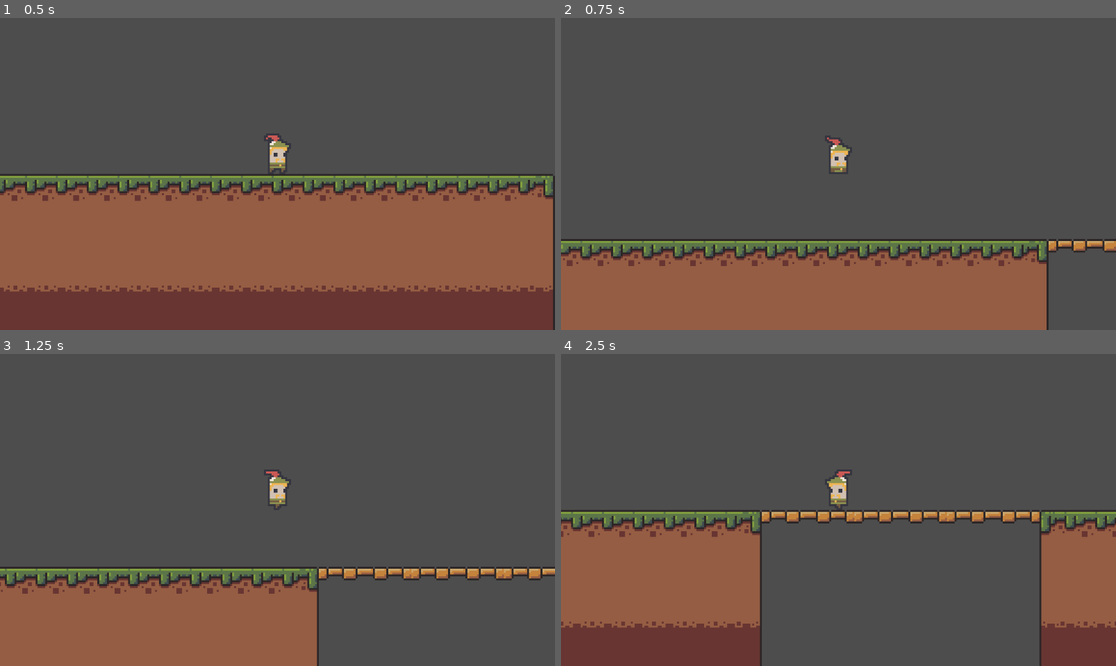
Above: before the commit, frames 1-4 (two rows, left to right).
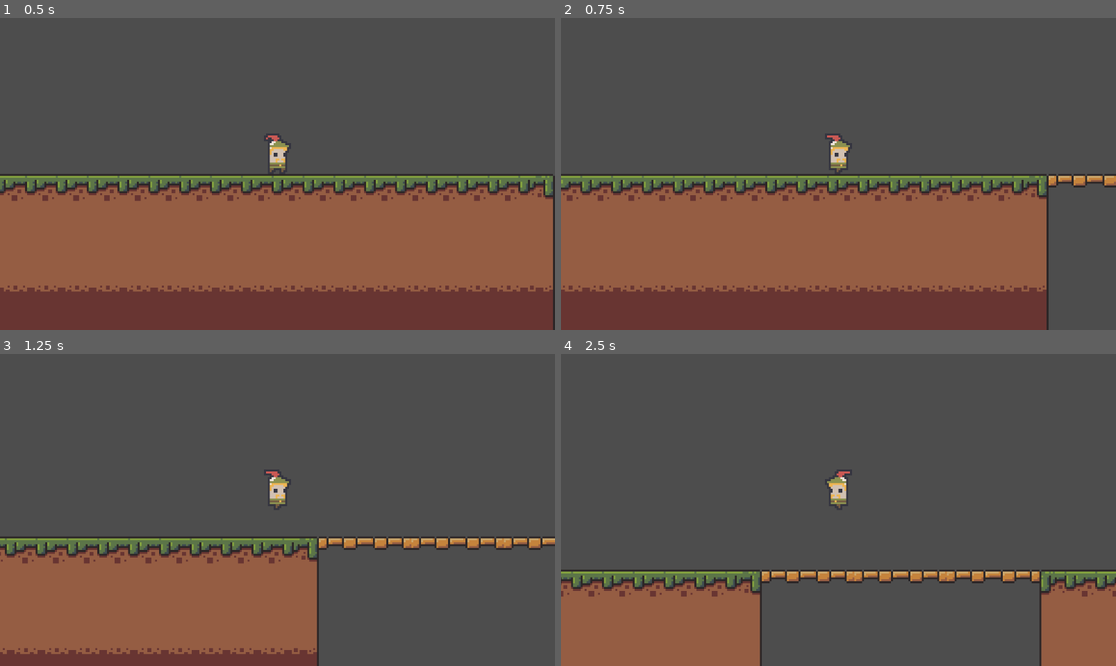
Above: after the commit, the same moments.

Repository: dalespiteri/ssgg-first-game
Game: Godot game, scene res://scenes/game.tscn
Two runs of this game, one before a commit and one after it. Both use one fixed random seed, a clock stepped at 60 frames per second and the inputs below.
Inputs:
- Up to frame 1 (0.5 s): no input
- Up to frame 2 (0.75 s): tap Enter (ui_accept) at 0.5, 0.6 s; hold Right (ui_right) from 0.53 s (still down)
- Up to frame 3 (1.25 s): keep holding Right (ui_right); tap Space (jump, bound only after the commit) at 0.77, 0.8, 1.07 s
- Up to frame 4 (2.5 s): tap Space (jump, bound only after the commit) at 1.35, 1.52, 1.82, 2.3 s; tap Enter (ui_accept) at 1.55, 2.1 s; release Right (ui_right) at 2.03 s; hold Left (ui_left) from 2.03 s (still down)

Frame 1 is identical in both runs. In frame 2, 36% of the frame differs, in the area x 0-100%, y 37-100%; in frame 3, 14%; in frame 4, 22%.

Commit message:
properly name controls / add gamepad support

Diff:
--- a/project.godot
+++ b/project.godot
@@ -15,6 +15,31 @@
 config/features=PackedStringArray("4.2", "Forward Plus")
 config/icon="res://icon.svg"
 
+[input]
+
+move_left={
+"deadzone": 0.5,
+"events": [null, Object(InputEventKey,"resource_local_to_scene":false,"resource_name":"","device":-1,"window_id":0,"alt_pressed":false,"shift_pressed":false,"ctrl_pressed":false,"meta_pressed":false,"pressed":false,"keycode":0,"physical_keycode":4194319,"key_label":0,"unicode":0,"echo":false,"script":null)
+, Object(InputEventKey,"resource_local_to_scene":false,"resource_name":"","device":-1,"window_id":0,"alt_pressed":false,"shift_pressed":false,"ctrl_pressed":false,"meta_pressed":false,"pressed":false,"keycode":0,"physical_keycode":65,"key_label":0,"unicode":97,"echo":false,"script":null)
+, Object(InputEventJoypadButton,"resource_local_to_scene":false,"resource_name":"","device":-1,"button_index":13,"pressure":0.0,"pressed":true,"script":null)
+, Object(InputEventJoypadMotion,"resource_local_to_scene":false,"resource_name":"","device":-1,"axis":0,"axis_value":-1.0,"script":null)
+]
+}
+move_right={
+"deadzone": 0.5,
+"events": [Object(InputEventKey,"resource_local_to_scene":false,"resource_name":"","device":-1,"window_id":0,"alt_pressed":false,"shift_pressed":false,"ctrl_pressed":false,"meta_pressed":false,"pressed":false,"keycode":0,"physical_keycode":4194321,"key_label":0,"unicode":0,"echo":false,"script":null)
+, Object(InputEventKey,"resource_local_to_scene":false,"resource_name":"","device":-1,"window_id":0,"alt_pressed":false,"shift_pressed":false,"ctrl_pressed":false,"meta_pressed":false,"pressed":false,"keycode":0,"physical_keycode":68,"key_label":0,"unicode":100,"echo":false,"script":null)
+, Object(InputEventJoypadButton,"resource_local_to_scene":false,"resource_name":"","device":-1,"button_index":14,"pressure":0.0,"pressed":true,"script":null)
+, Object(InputEventJoypadMotion,"resource_local_to_scene":false,"resource_name":"","device":-1,"axis":0,"axis_value":1.0,"script":null)
+]
+}
+jump={
+"deadzone": 0.5,
+"events": [Object(InputEventKey,"resource_local_to_scene":false,"resource_name":"","device":-1,"window_id":0,"alt_pressed":false,"shift_pressed":false,"ctrl_pressed":false,"meta_pressed":false,"pressed":false,"keycode":0,"physical_keycode":32,"key_label":0,"unicode":32,"echo":false,"script":null)
+, Object(InputEventJoypadButton,"resource_local_to_scene":false,"resource_name":"","device":-1,"button_index":0,"pressure":0.0,"pressed":true,"script":null)
+]
+}
+
 [rendering]
 
 textures/canvas_textures/default_texture_filter=0
--- a/scripts/player.gd
+++ b/scripts/player.gd
@@ -14,12 +14,12 @@
 		velocity.y += gravity * delta
 
 	# Handle jump.
-	if Input.is_action_just_pressed("ui_accept") and is_on_floor():
+	if Input.is_action_just_pressed("jump") and is_on_floor():
 		velocity.y = JUMP_VELOCITY
 
 	# Get the input direction and handle the movement/deceleration.
 	# As good practice, you should replace UI actions with custom gameplay actions.
-	var direction = Input.get_axis("ui_left", "ui_right")
+	var direction = Input.get_axis("move_left", "move_right")
 
 	if direction:
 		velocity.x = direction * SPEED
